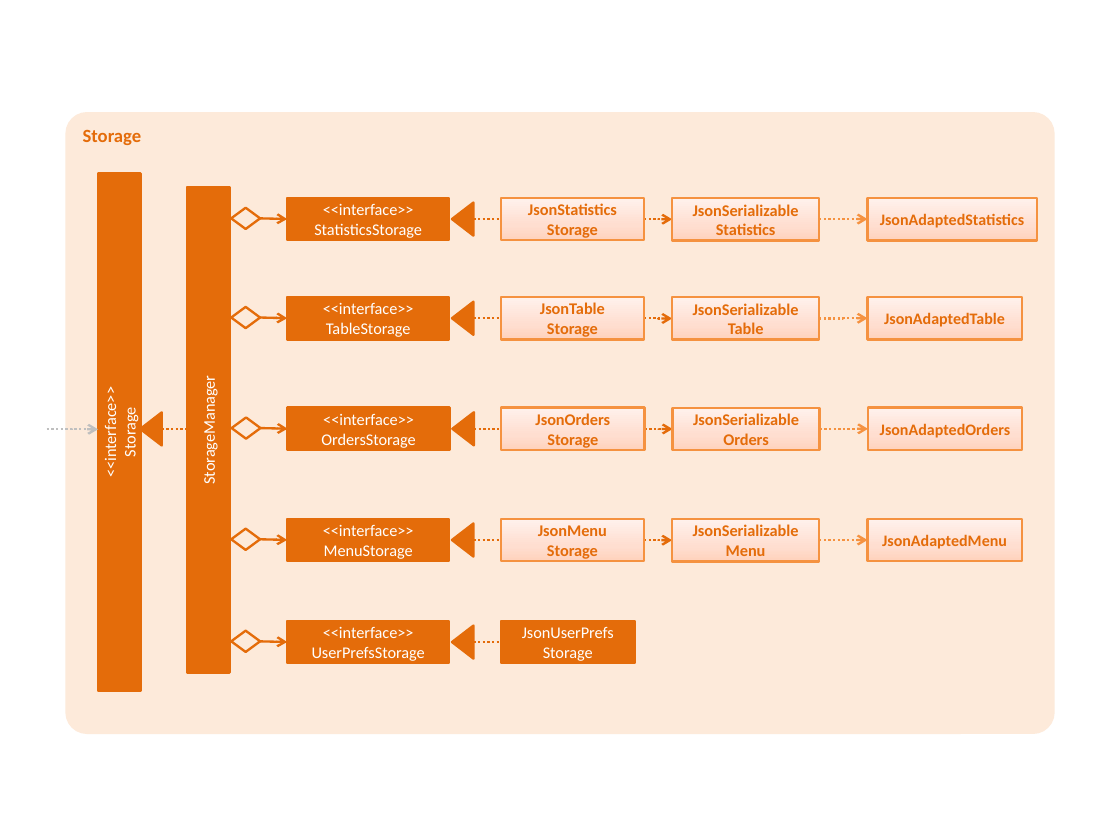
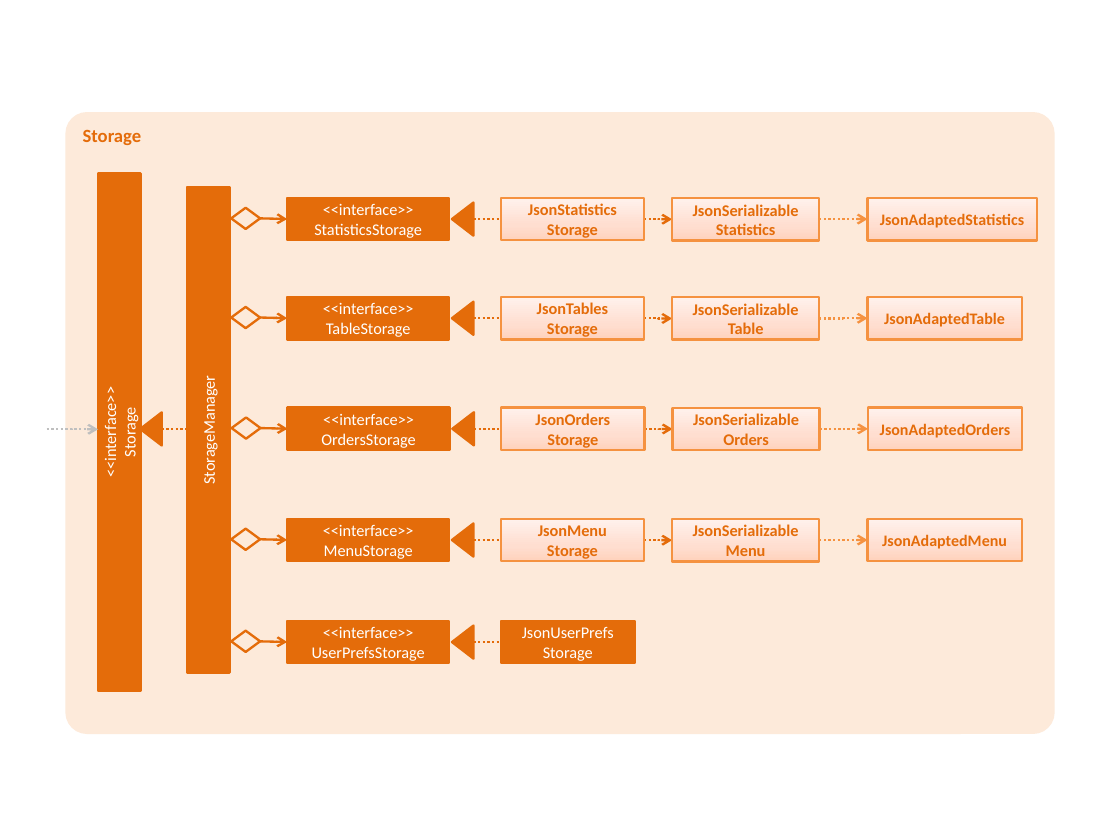
Before and after one commit to nus-cs2103-AY1819S2/addressbook-level4, a slide deck: slide 1 of docs/diagrams/StorageComponentClassDiagram.pptx. Drawn at 1120x840 pixels with LibreOffice and Linux fonts; fonts in the diff are those of the drawing. Boxes give left, top, right and bottom in pixels: in the first picture for what was removed or moved away, otherwise in the second. Text is boxed around its words. In the diff, an @@ line names an element or a change of style, - is before the commit and + after.

Commit message:
Update StorageClassDiagram

```diff
--- a/docs/diagrams/StorageComponentClassDiagram.pptx
+++ b/docs/diagrams/StorageComponentClassDiagram.pptx
@@ text in rectangle at [537, 302, 608, 339]: text changed @@
-JsonTable
-Storage
+JsonTables
+Storage
```
Also in this commit, not shown: 1 other file.
